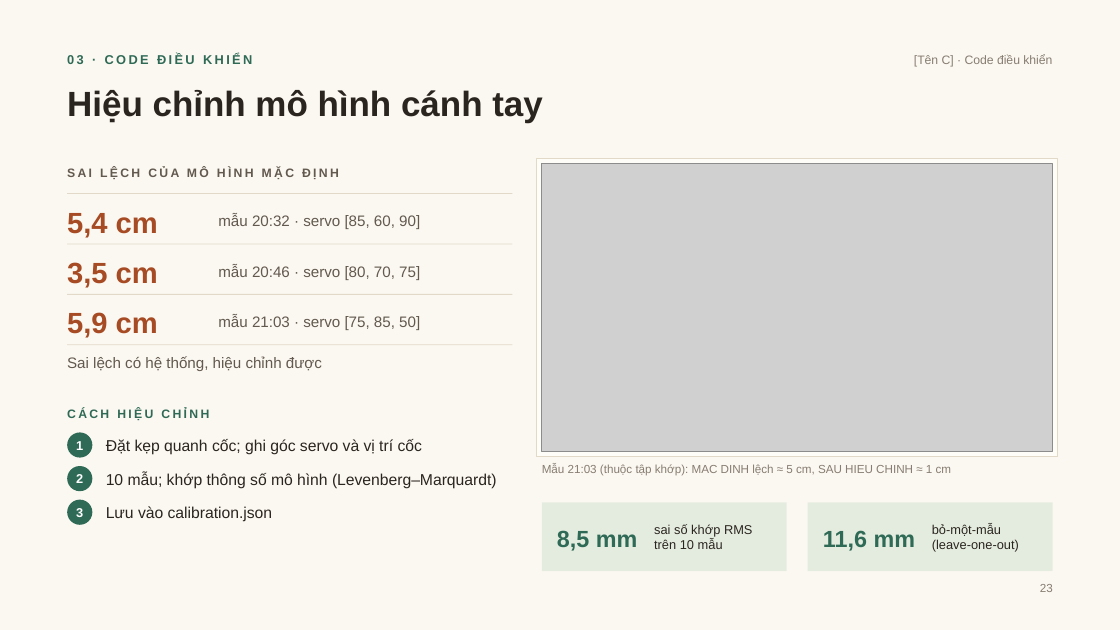
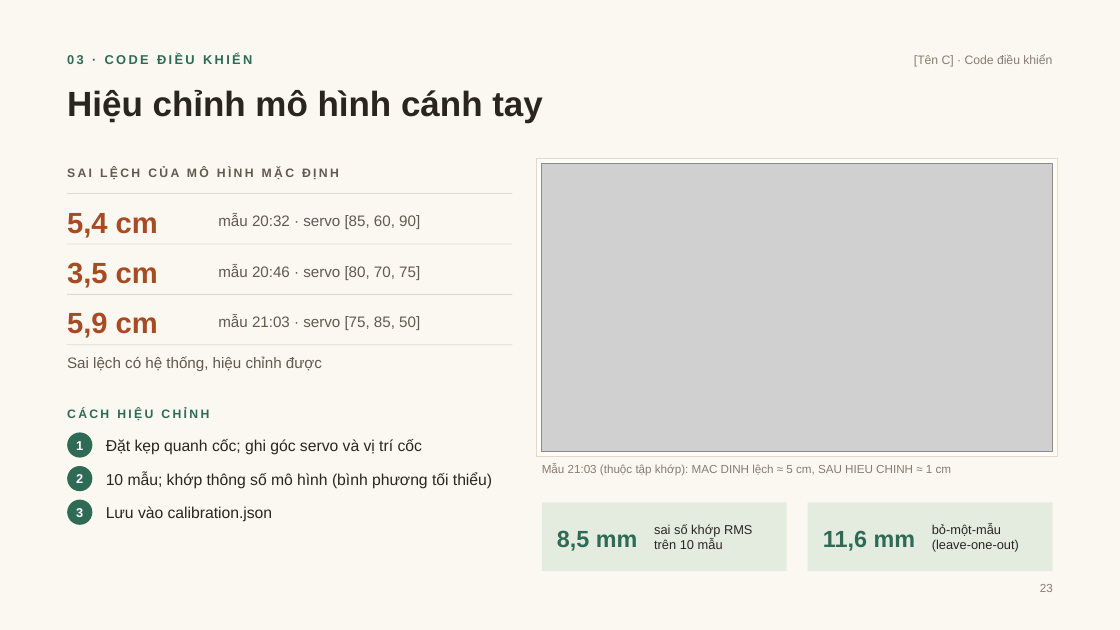
Before and after one commit to DuongNAD/Project_IoT, a slide deck: slide 23 of slides/Project_IoT_ThuyetTrinh.pptx. Drawn at 1120x630 pixels with LibreOffice and Linux fonts; fonts in the diff are those of the drawing; grey boxes stand for pictures. Boxes give left, top, right and bottom in pixels: in the first picture for what was removed or moved away, otherwise in the second. Text is boxed around its words. In the diff, an @@ line names an element or a change of style, - is before the commit and + after.

```diff
--- a/slides/Project_IoT_ThuyetTrinh.pptx
+++ b/slides/Project_IoT_ThuyetTrinh.pptx
@@ text at box(106, 472, 492, 489): text changed @@
-10 mẫu; khớp thông số mô hình (Levenberg–Marquardt)
+10 mẫu; khớp thông số mô hình (bình phương tối thiểu)
```
Also in this commit, not shown: 6 other slides changed, 49 other files.
